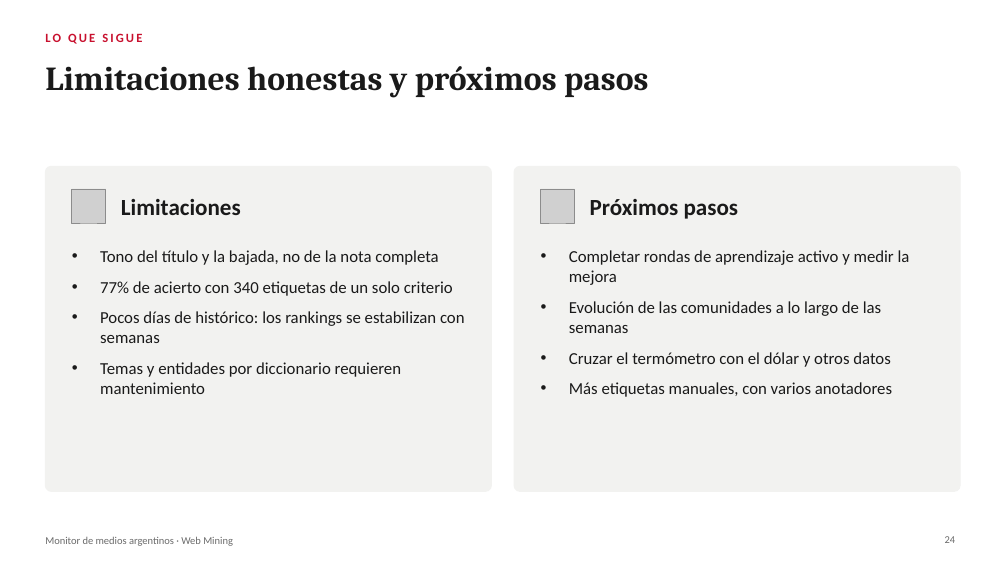
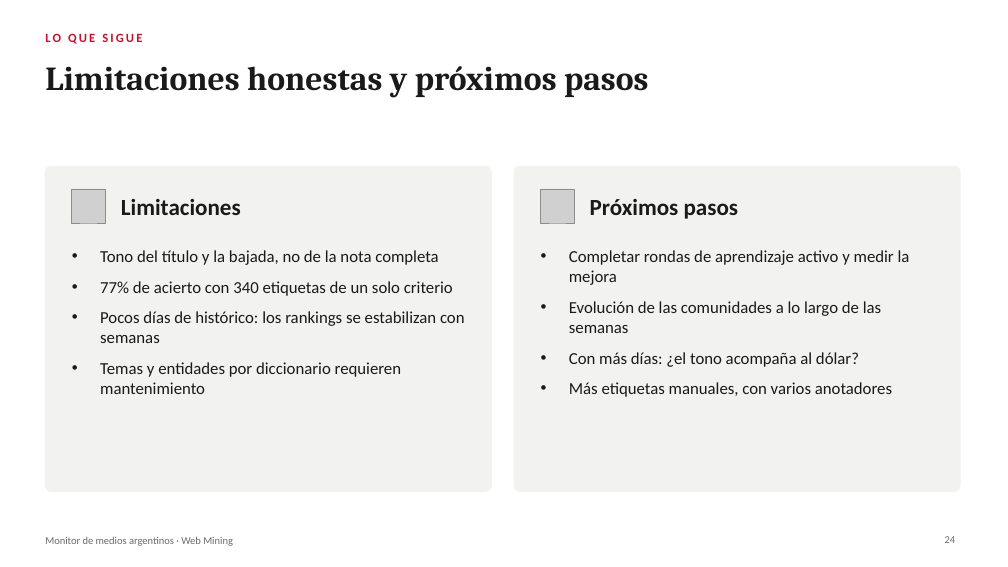
Before and after one commit to miguegarrone-blip/Web-Mining, a slide deck: slide 24 of docs/presentacion-tp.pptx. Drawn at 1008x567 pixels with LibreOffice and Linux fonts; fonts in the diff are those of the drawing; grey boxes stand for pictures. Boxes give left, top, right and bottom in pixels: in the first picture for what was removed or moved away, otherwise in the second. Text is boxed around its words. In the diff, an @@ line names an element or a change of style, - is before the commit and + after.

```diff
--- a/docs/presentacion-tp.pptx
+++ b/docs/presentacion-tp.pptx
@@ text at <box>569,352,859,367</box>: text changed @@
-• Cruzar el termómetro con el dólar y otros datos
+• Con más días: ¿el tono acompaña al dólar?
```
Also in this commit, not shown: 4 other slides changed, 17 other files.
